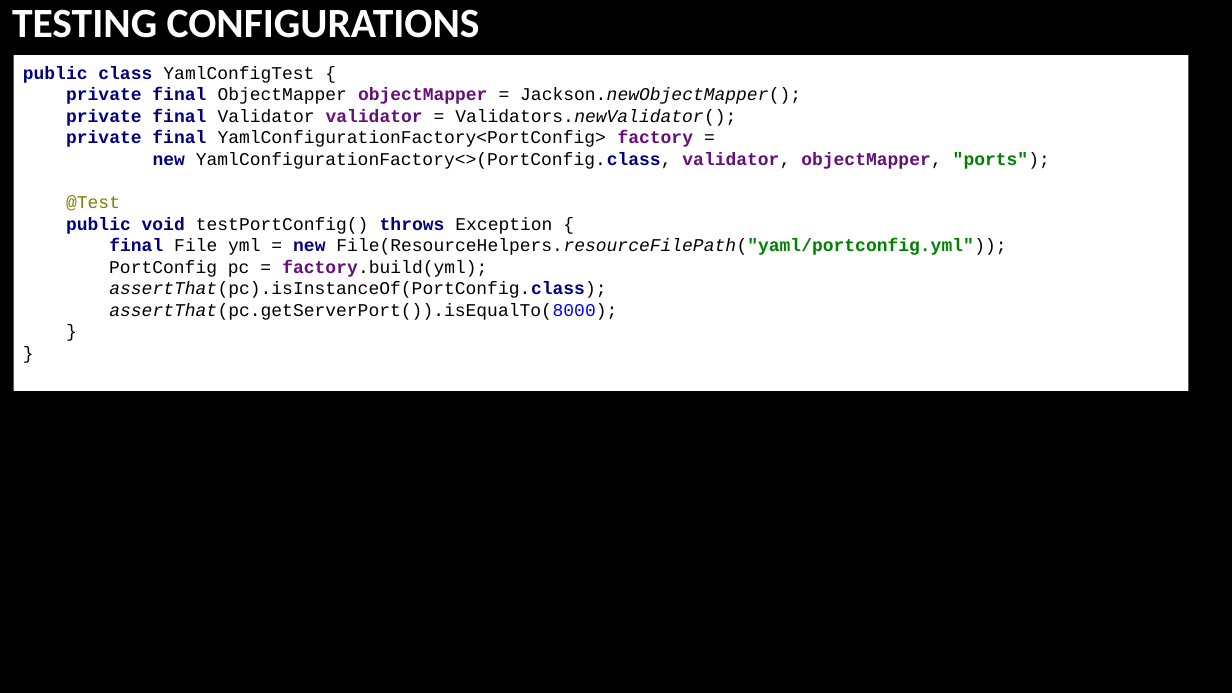
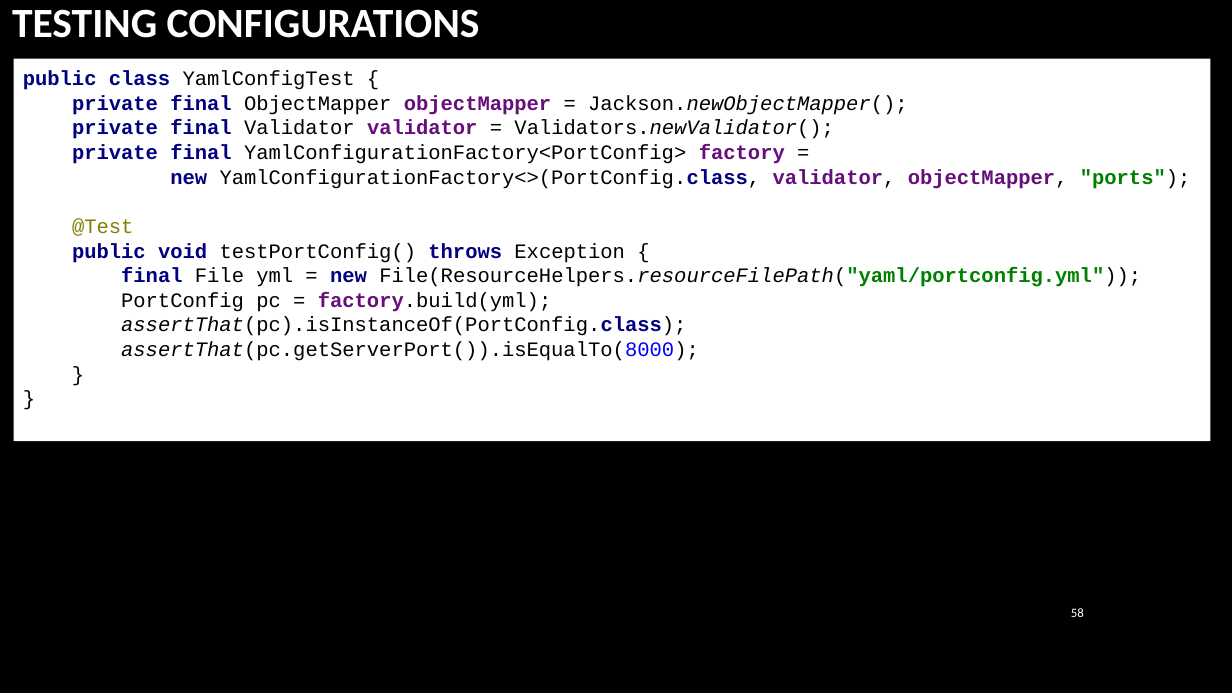
Before and after one commit to arenat/wiza_1, a slide deck: slide 58 of wiza.pptx (slide 56 before the commit). Drawn at 1232x693 pixels with LibreOffice and Linux fonts; fonts in the diff are those of the drawing; background and template pictures are left out. Boxes give left, top, right and bottom in pixels: in the first picture for what was removed or moved away, otherwise in the second. Text is boxed around its words. In the diff, an @@ line names an element or a change of style, - is before the commit and + after.

```diff
--- a/wiza.pptx
+++ b/wiza.pptx
@@ rectangle "public class YamlConfigTest { private ...": place and size @@
-rectangle "public class YamlConfigTest { private ..." at (14, 55, 1189, 392)
+rectangle "public class YamlConfigTest { private ..." at (14, 58, 1211, 441)
@@ rectangle "public class YamlConfigTest { private ..." at (14, 58, 1211, 441): size 14 to 16 pt @@
@@ page number added at (1071, 608, 1084, 617), 10 pt, text #FFFFFF @@
+58
```
Also in this commit, not shown: 55 other slides changed, 3 slides added, 1 other file.
